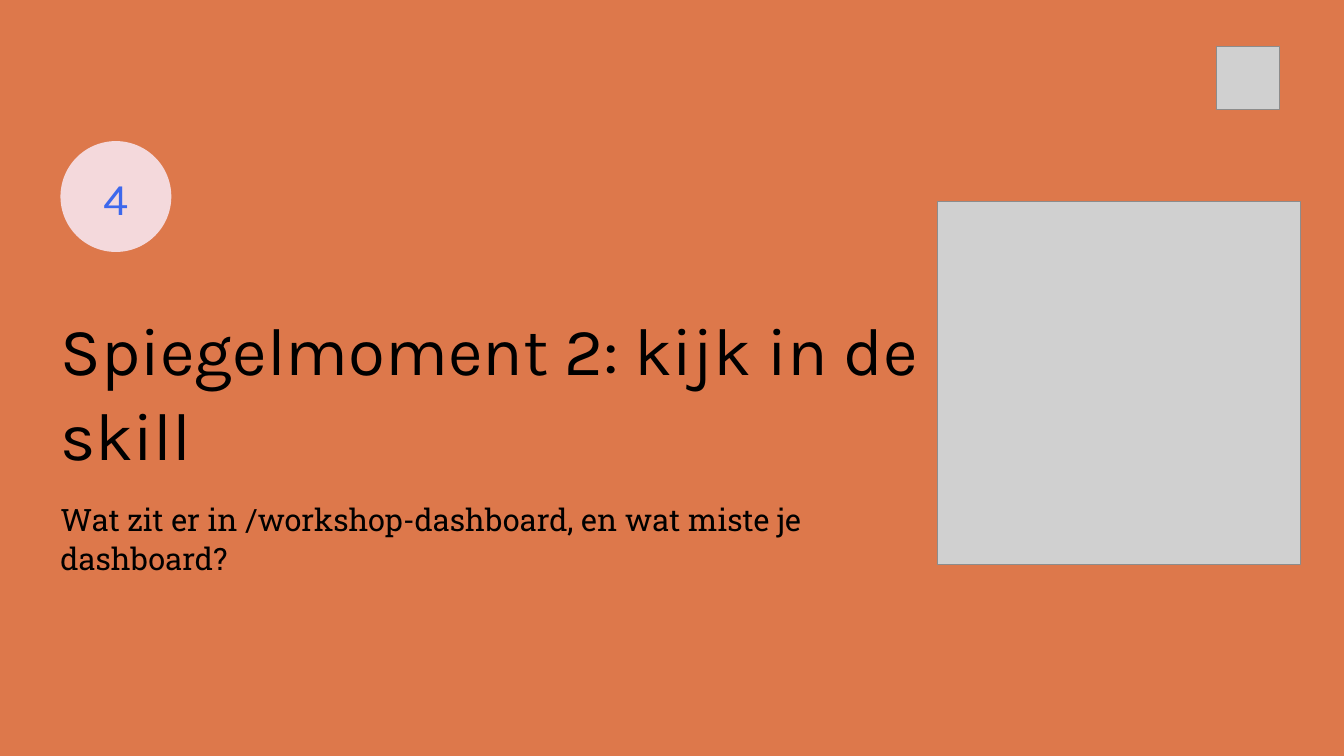
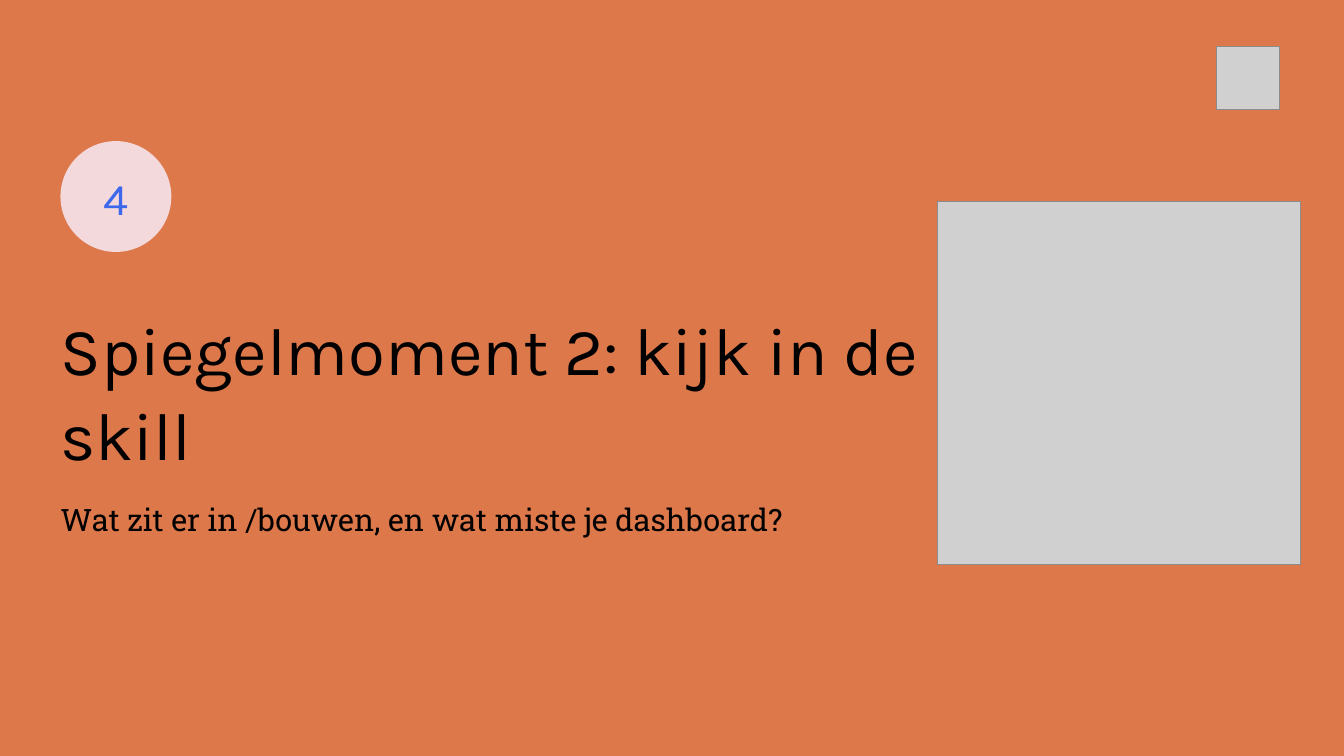
Before and after one commit to cedanl/clidev-presentaties, a slide deck: slide 22 of workshop-rad/exports/261005_workshop_rad_uitvoering.pptx (slide 19 before the commit). Drawn at 1344x756 pixels with LibreOffice and Linux fonts; fonts in the diff are those of the drawing; grey boxes stand for pictures. Boxes give left, top, right and bottom in pixels: in the first picture for what was removed or moved away, otherwise in the second. Text is boxed around its words. In the diff, an @@ line names an element or a change of style, - is before the commit and + after.

```diff
--- a/workshop-rad/exports/261005_workshop_rad_uitvoering.pptx
+++ b/workshop-rad/exports/261005_workshop_rad_uitvoering.pptx
@@ text at <box>60,507,782,538</box>: text changed @@
-Wat zit er in /workshop-dashboard, en wat miste je dashboard?
+Wat zit er in /bouwen, en wat miste je dashboard?
```
Also in this commit, not shown: 9 other slides changed, 3 slides added, 25 other files.
